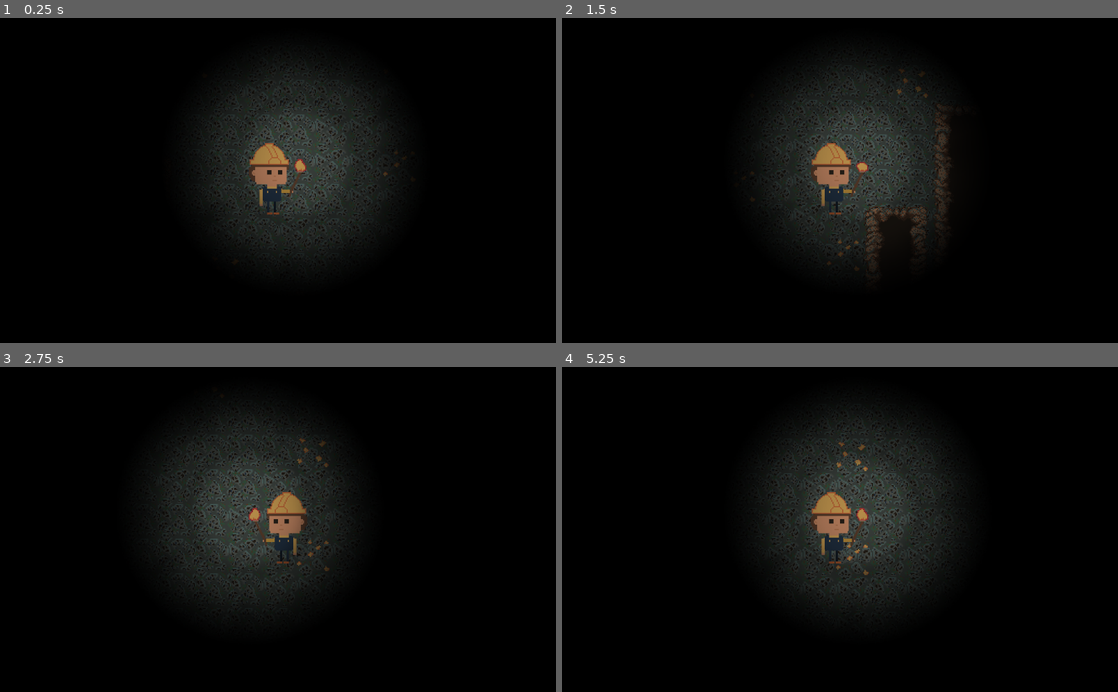
Above: before the commit, frames 1-4 (two rows, left to right).
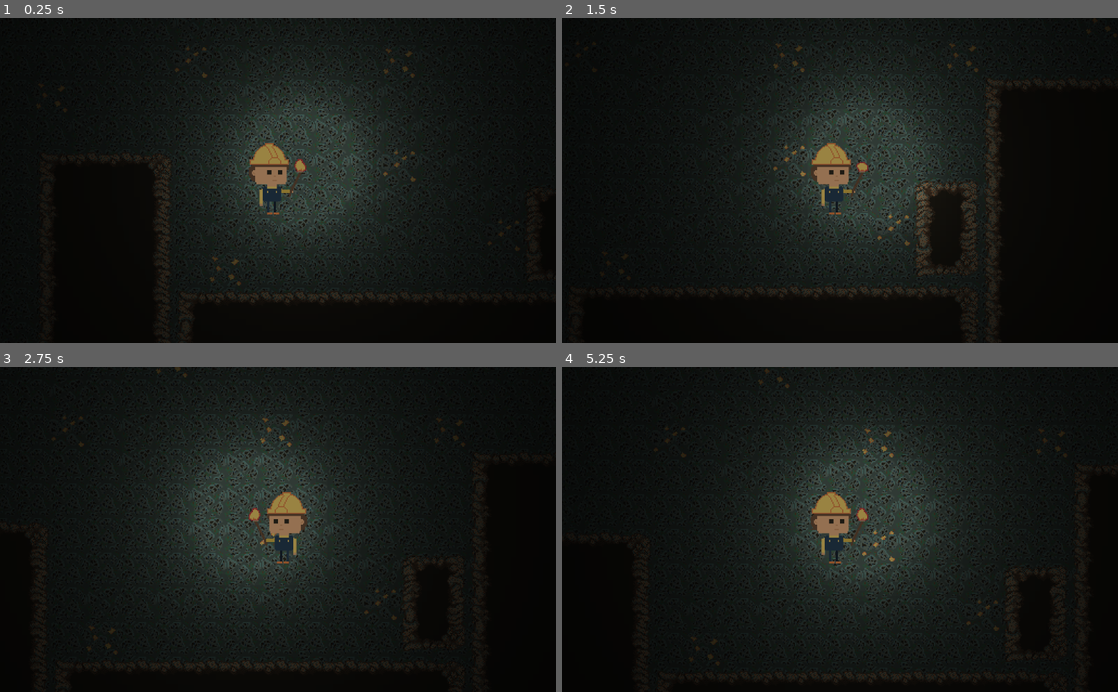
Above: after the commit, the same moments.

Repository: ThisChair/LudumDare46
Game: Godot game, scene res://Level.tscn
Same seed, same stepped clock (60 frames per second), same inputs: the game is played once before the commit and once after it.
Inputs:
- Up to frame 1 (0.25 s): no input
- Up to frame 2 (1.5 s): tap Enter (ui_accept) at 0.5, 0.6, 0.77, 1.07, 1.35 s; hold Right (ui_right) from 0.53 s (still down)
- Up to frame 3 (2.75 s): tap Enter (ui_accept) at 1.52, 1.82, 2.1 s; release Right (ui_right) at 2.03 s; hold Left (ui_left) from 2.03 s (still down)
- Up to frame 4 (5.25 s): release Left (ui_left) at 2.78 s; hold Right (ui_right) 2.78-4.28 s; tap Enter (ui_accept) at 2.85, 3.02, 3.32, 3.6, 3.77, 4.07, 4.35, 4.52, 4.82, 5.1 s; hold Left (ui_left) 4.28-5.03 s; hold Right (ui_right) from 5.03 s (still down)

The runs differ from the first frame. In frame 1, 12% of the frame differs, in the area x 6-100%, y 0-100%; in frame 2, 17%; in frame 3, 18%; in frame 4, 18%, in the area x 0-100%, y 0-100%.

Commit message:
Light texture

Diff:
--- a/Level.tscn
+++ b/Level.tscn
@@ -11,7 +11,11 @@
 [ext_resource path="res://Sprites/fire/llama5.png" type="Texture" id=9]
 [ext_resource path="res://Sprites/fire/llama4.png" type="Texture" id=10]
 [ext_resource path="res://BackgroundTileset.tres" type="TileSet" id=11]
-[ext_resource path="res://Textures/light.png" type="Texture" id=12]
+[ext_resource path="res://Textures/pixelight.png" type="Texture" id=12]
+[ext_resource path="res://SFX/jump.wav" type="AudioStream" id=13]
+[ext_resource path="res://SFX/floor.wav" type="AudioStream" id=14]
+[ext_resource path="res://Sprite.gd" type="Script" id=15]
+[ext_resource path="res://SFX/step.wav" type="AudioStream" id=16]
 
 [sub_resource type="SpriteFrames" id=1]
 animations = [ {
@@ -31,7 +35,7 @@
 "frames": [ ExtResource( 5 ), ExtResource( 3 ) ],
 "loop": true,
 "name": "Walk",
-"speed": 5.0
+"speed": 4.0
 } ]
 
 [sub_resource type="RectangleShape2D" id=3]
@@ -68,8 +72,8 @@
 
 [node name="Light2D" type="Light2D" parent="Player/Flame"]
 texture = ExtResource( 12 )
-texture_scale = 0.25
-color = Color( 0.831373, 0.721569, 0.654902, 1 )
+texture_scale = 0.64
+color = Color( 0.941176, 0.898039, 0.796078, 1 )
 shadow_enabled = true
 
 [node name="Sprite" type="AnimatedSprite" parent="Player"]
@@ -77,6 +81,13 @@
 frames = SubResource( 2 )
 animation = "Idle"
 playing = true
+script = ExtResource( 15 )
+
+[node name="Step" type="AudioStreamPlayer2D" parent="Player/Sprite"]
+position = Vector2( -224, -61 )
+stream = ExtResource( 16 )
+volume_db = -14.136
+pitch_scale = 0.77
 
 [node name="CollisionShape2D" type="CollisionShape2D" parent="Player"]
 position = Vector2( -4, -1 )
@@ -86,6 +97,14 @@
 current = true
 zoom = Vector2( 0.5, 0.5 )
 
+[node name="JumpSound" type="AudioStreamPlayer2D" parent="Player"]
+stream = ExtResource( 13 )
+volume_db = -2.144
+
+[node name="FloorSound" type="AudioStreamPlayer2D" parent="Player"]
+stream = ExtResource( 14 )
+volume_db = -1.01
+
 [node name="CanvasModulate" type="CanvasModulate" parent="."]
 light_mask = 5
 color = Color( 0, 0, 0, 1 )
--- a/Player.gd
+++ b/Player.gd
@@ -1,13 +1,14 @@
 extends KinematicBody2D
 
 
-const WALK_SPEED = 250
-const WALK_ACC = 15
+const WALK_SPEED = 200
+const WALK_ACC = 10
 const GRAVITY = 15
 const UP = Vector2(0,-1)
 const JUMP_SPEED = 500
 
 var velocity = Vector2()
+var airborne = false
 
 func _physics_process(delta):
 	$Flame.play("Burning")
@@ -29,8 +30,13 @@
 		velocity.x = lerp(velocity.x, 0, 0.025)
 		$Sprite.play("Idle")
 	if is_on_floor():
-		if Input.is_action_just_released("ui_accept"):
+		if airborne:
+			airborne = false
+			$FloorSound.play()
+		if Input.is_action_just_pressed("ui_accept"):
 			velocity.y = -JUMP_SPEED
+			$JumpSound.play()
 	else:
 		$Sprite.play("Idle")
+		airborne = true
 	velocity = move_and_slide(velocity, UP)
--- /dev/null
+++ b/Sprite.gd
@@ -0,0 +1,8 @@
+extends AnimatedSprite
+
+func _ready():
+	connect("frame_changed", self, "_on_frame_changed")
+
+func _on_frame_changed():
+	if animation == 'Walk':
+		$Step.play()
Not shown: 1 places in Level.tscn that only renumber resources
Not shown, added: SFX/floor.wav.import
Not shown, added: SFX/jump.wav.import
Not shown, added: SFX/step.wav.import
Binary file removed: Textures/light.png
Binary file added: Textures/pixelight.png
Not shown, changed: Textures/pixelight.png.import
Not shown, added: SFX/floor.wav
Not shown, added: SFX/jump.wav
Not shown, added: SFX/step.wav
